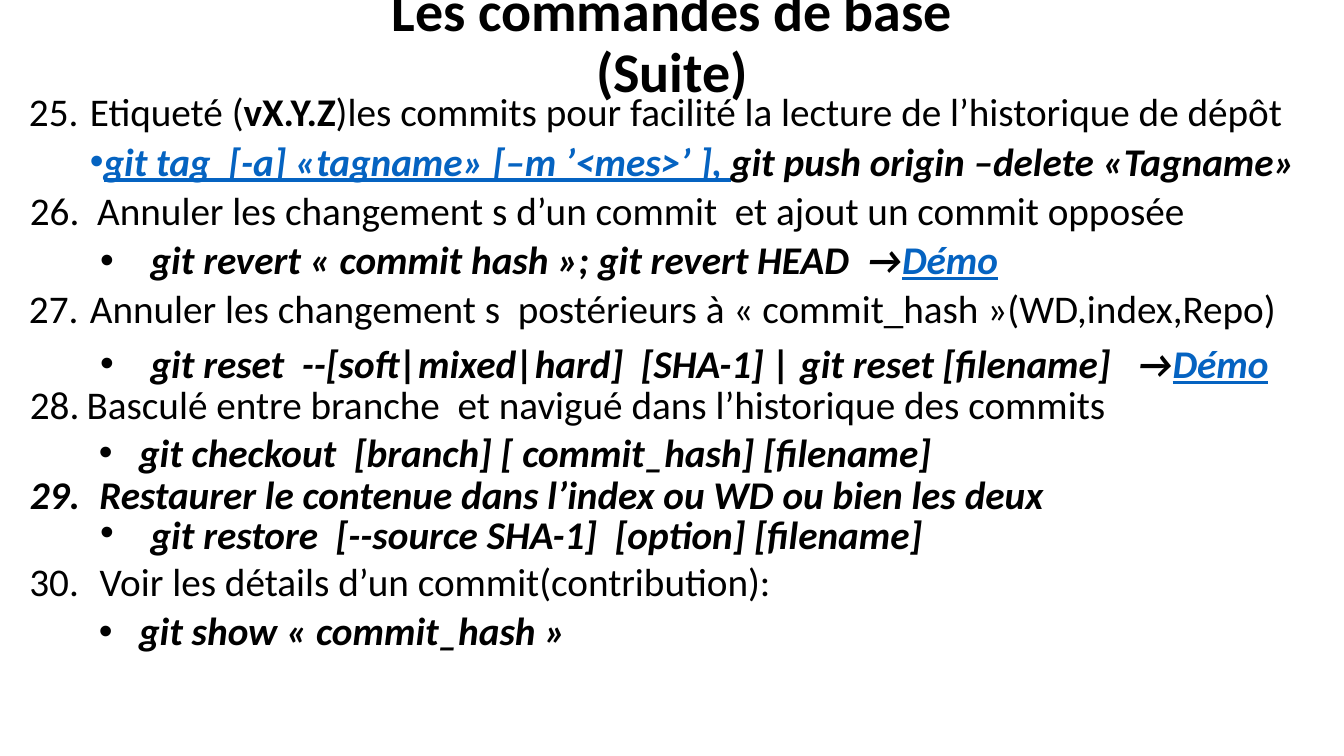
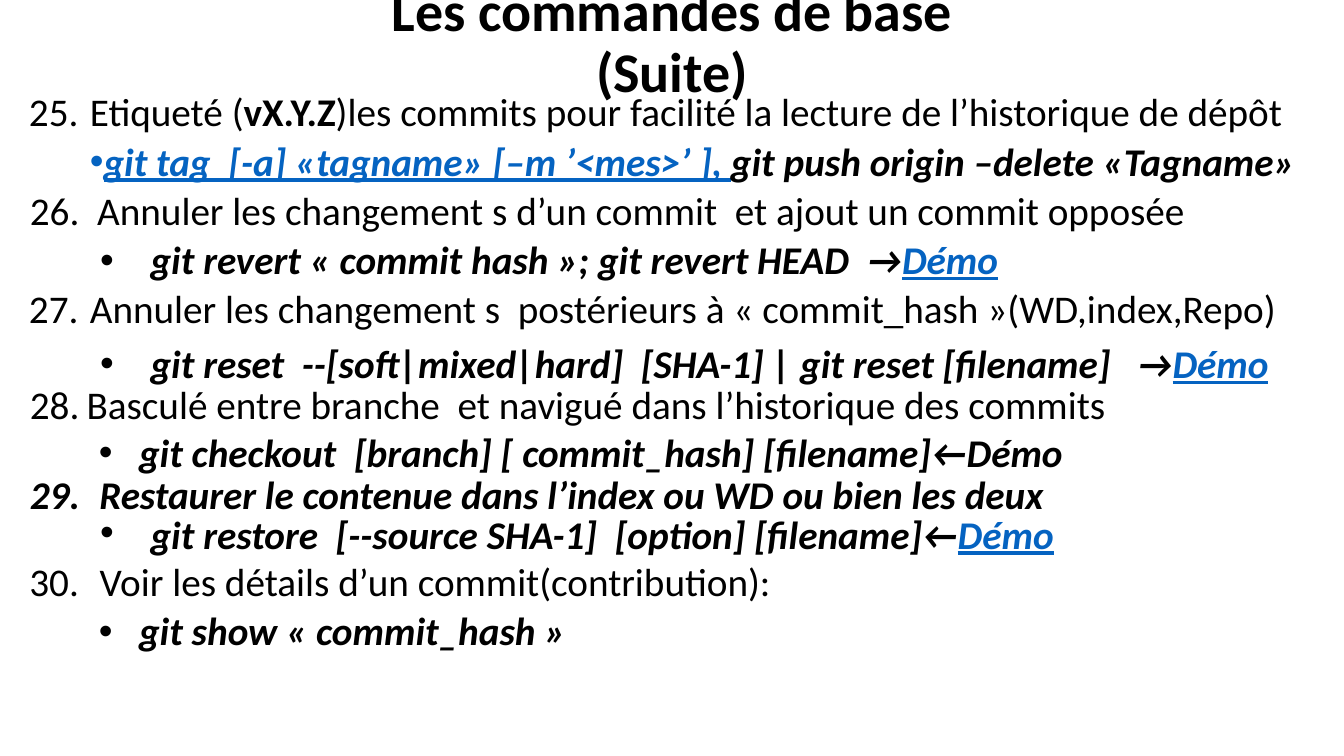
Before and after one commit to belakebiboussad/form, a slide deck: slide 11 of Formation Git.pptx. Drawn at 1344x756 pixels with LibreOffice and Linux fonts; fonts in the diff are those of the drawing. Boxes give left, top, right and bottom in pixels: in the first picture for what was removed or moved away, otherwise in the second. Text is boxed around its words. In the diff, an @@ line names an element or a change of style, - is before the commit and + after.

```diff
--- a/Formation Git.pptx
+++ b/Formation Git.pptx
@@ text at bbox=[139, 438, 1062, 474]: text changed @@
-  • git checkout [branch] [ commit_hash] [filename]
+  • git checkout [branch] [ commit_hash] [filename]←Démo
@@ text at bbox=[151, 520, 1053, 556]: text changed @@
-  • git restore [--source SHA-1] [option] [filename]
+  • git restore [--source SHA-1] [option] [filename]←Démo
```
Also in this commit, not shown: 2 slides added, 1 slide removed.
